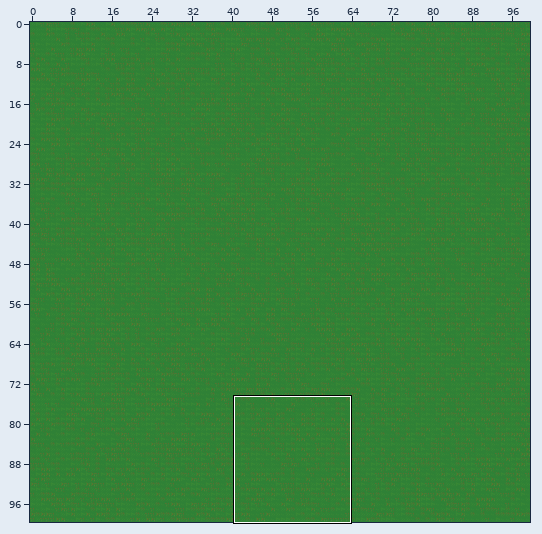
A Tiled map gets an edit: data/map.tmx. Above: a wide view before the commit, with the close-up outlined.
Close-up. The starting point:
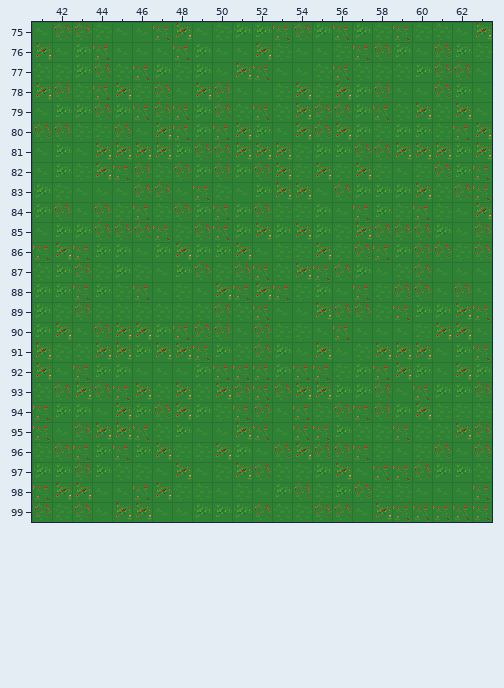
Cells are 32x32 px. Shown: x 41..63, y 75..99. The commit also changed other parts of the map, which this record leaves out.
The same view after the edit:
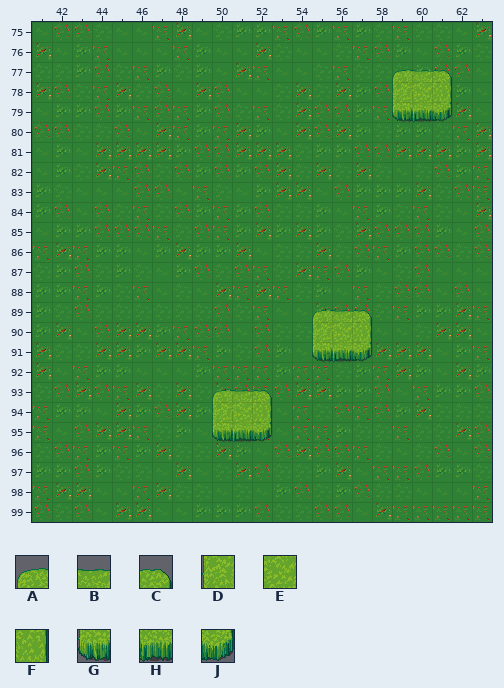
Key: from "ground": A 268, B 269, C 270, D 300, E 301, F 302, G 332, H 333, J 334.
_ is an empty cell, . an unchanged one.
Tiles of an added or newly shown layer are drawn over the layers below it.
Changes in this commit:
--- layer "decoration" (added)
@@ x 59..61 @@
- 77 ___
- 78 ___
- 79 ___
+ 77 ABC
+ 78 DEF
+ 79 GHJ
@@ x 55..57 @@
- 89 ___
- 90 ___
- 91 ___
+ 89 ABC
+ 90 DEF
+ 91 GHJ
@@ x 50..52 @@
- 93 ___
- 94 ___
- 95 ___
+ 93 ABC
+ 94 DEF
+ 95 GHJ
Changed places in both close-ups, as pixel boxes (x1, y1, x2, y2):
added: (392, 69, 452, 122)
added: (312, 309, 372, 362)
added: (212, 389, 272, 442)
